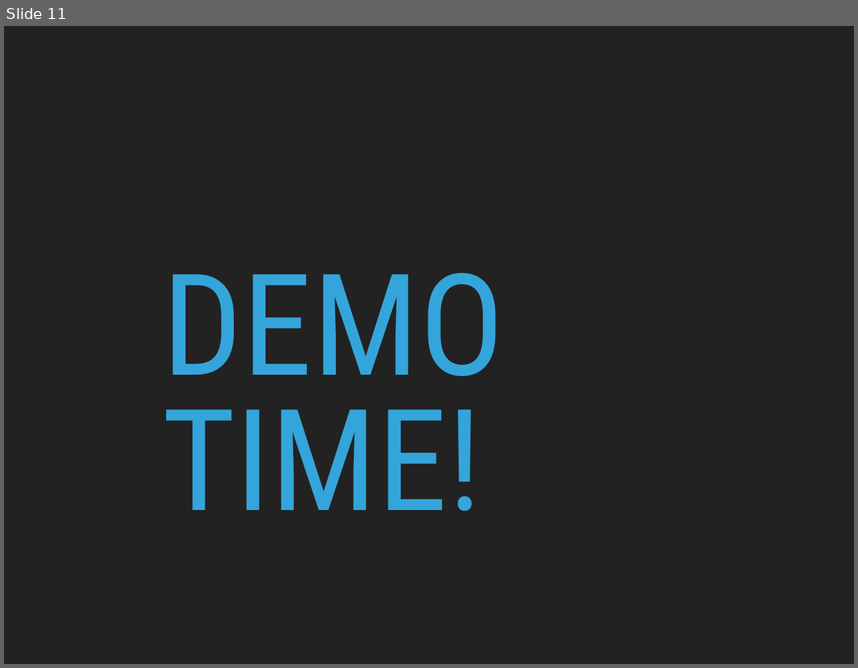
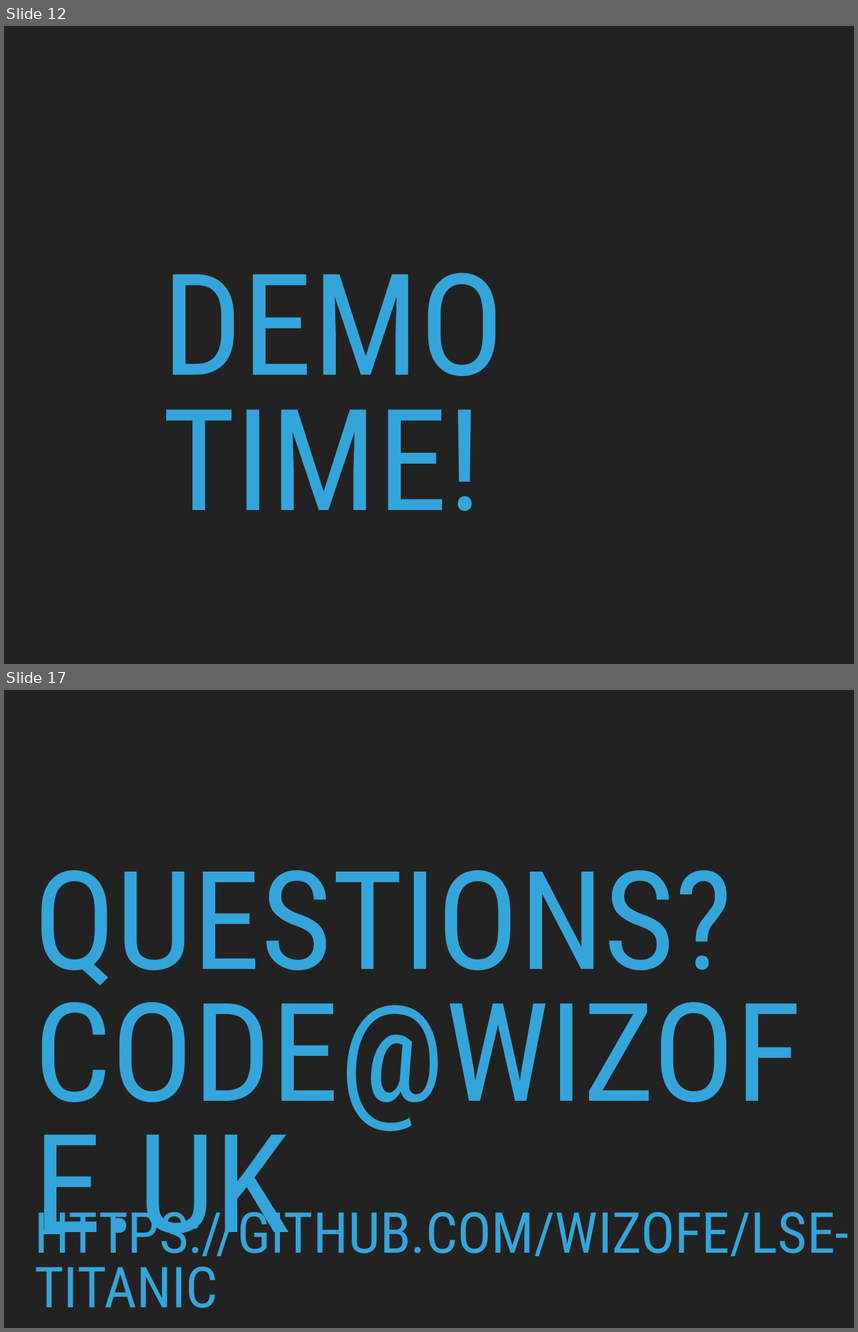
Before and after one commit to wizofe/lse-titanic, a slide deck: titanic_intro_python.pptx. Shown one above the other, each under a label of ours: slide 11 before the commit, slides 12 and 17 after it; the slides between them are not shown. The pictures are 858x668 and 858x1332 pixels, drawn with LibreOffice and Linux fonts; fonts in the diff are those of the drawing. Boxes give left, top, right and bottom in pixels: in the first picture for what was removed or moved away, otherwise in the second. Text is boxed around its words. In the diff, an @@ line names an element or a change of style, - is before the commit and + after.

```diff
--- a/titanic_intro_python.pptx
+++ b/titanic_intro_python.pptx
@@ slide 17 added at box(4, 690, 854, 1328), background #222222 @@
@@ title added at box(34, 870, 801, 1256), 164.9 pt, text #34A5DA @@
+QUESTIONS?
+CODE@WIZOFE.UK
@@ text added at box(34, 1201, 849, 1308), 68 pt, text #34A5DA @@
+HTTPS://GITHUB.COM/WIZOFE/LSE-TITANIC
@@ what was slide 11 is now slide 12 @@
```
Also in this commit, not shown: 6 slides changed, 3 other slides added.
